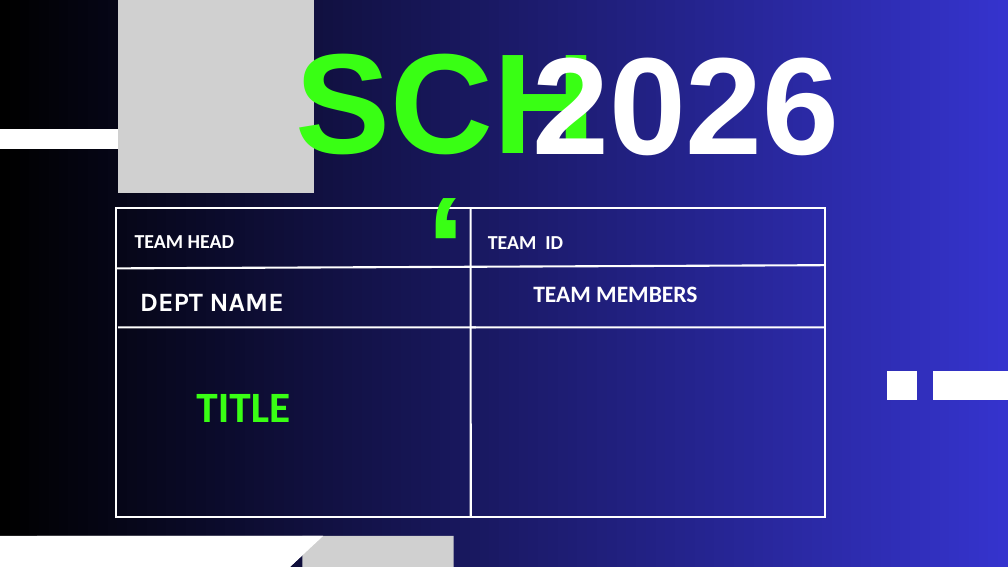
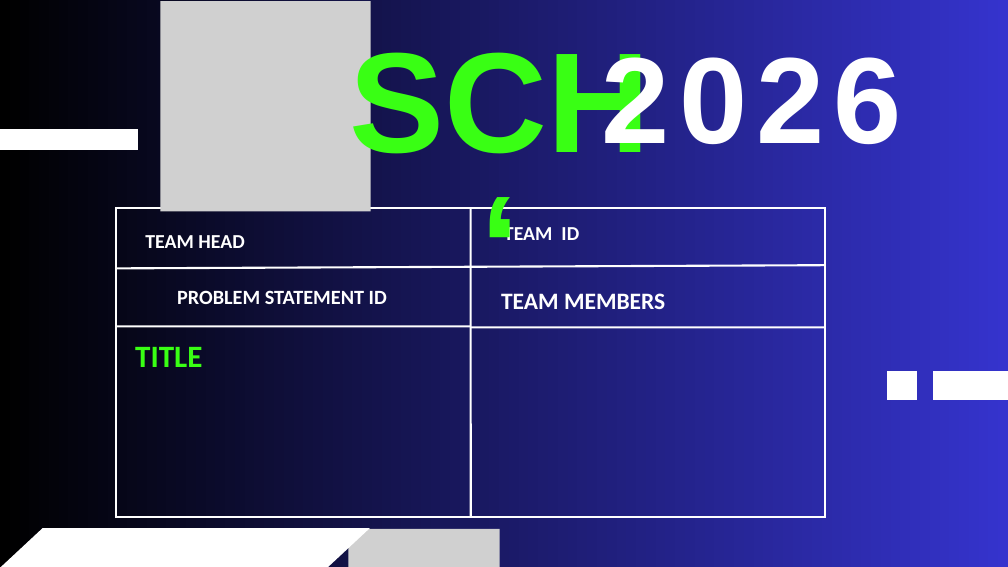
Before and after one commit to Dineshkumar-DK19/GCEE-Smart-college-hackathon, a slide deck: slide 1 of public/SCH_2026_Template.pptx. Drawn at 1008x567 pixels with LibreOffice and Linux fonts; fonts in the diff are those of the drawing; grey boxes stand for pictures. Boxes give left, top, right and bottom in pixels: in the first picture for what was removed or moved away, otherwise in the second. Text is boxed around its words. In the diff, an @@ line names an element or a change of style, - is before the commit and + after.

```diff
--- a/public/SCH_2026_Template.pptx
+++ b/public/SCH_2026_Template.pptx
@@ picture: place and size @@
-picture at [118,0,314,193]
+picture at [160,1,370,211]
@@ text "SCH ‘": place and size @@
-text "SCH ‘" at [296,40,596,179]
+text "SCH ‘" at [350,39,650,178]
@@ text "2026": place and size @@
-text "2026" at [532,45,839,179]
+text "2026" at [602,45,902,165]
@@ text "2026" at [602,45,902,165]: size 197.4 to 175 pt, letter spacing 0 to 13.1 pt; line spacing 197.4pt to 140pt @@
@@ freeform shape: place and size @@
-freeform shape at [0,130,138,146]
+freeform shape at [0,130,138,150]
@@ text "TEAM HEAD": place and size @@
-text "TEAM HEAD" at [135,235,234,248]
+text "TEAM HEAD" at [145,235,244,248]
@@ text "TEAM ID": place and size @@
-text "TEAM ID" at [488,236,563,249]
+text "TEAM ID" at [504,224,579,240]
@@ text removed at [140,293,284,311] @@
-DEPT NAME
@@ text added at [177,290,387,304], 28.9 pt, text #FFFFFF, bold @@
+PROBLEM STATEMENT ID
@@ text "TEAM MEMBERS": place and size @@
-text "TEAM MEMBERS" at [533,286,697,302]
+text "TEAM MEMBERS" at [501,293,665,309]
@@ text "TITLE": place and size @@
-text "TITLE" at [196,394,290,422]
+text "TITLE" at [135,347,202,367]
@@ text "TITLE" at [135,347,202,367]: size 61.8 to 44.5 pt; line spacing 80.9pt to 58.2pt @@
@@ freeform shape: place and size @@
-freeform shape at [0,536,324,567]
+freeform shape at [0,528,370,567]
@@ freeform shape removed at [0,536,323,567] @@
@@ picture: place and size @@
-picture at [302,536,454,567]
+picture at [348,529,499,567]
```
Also in this commit, not shown: 5 other slides changed, 2 other files.
